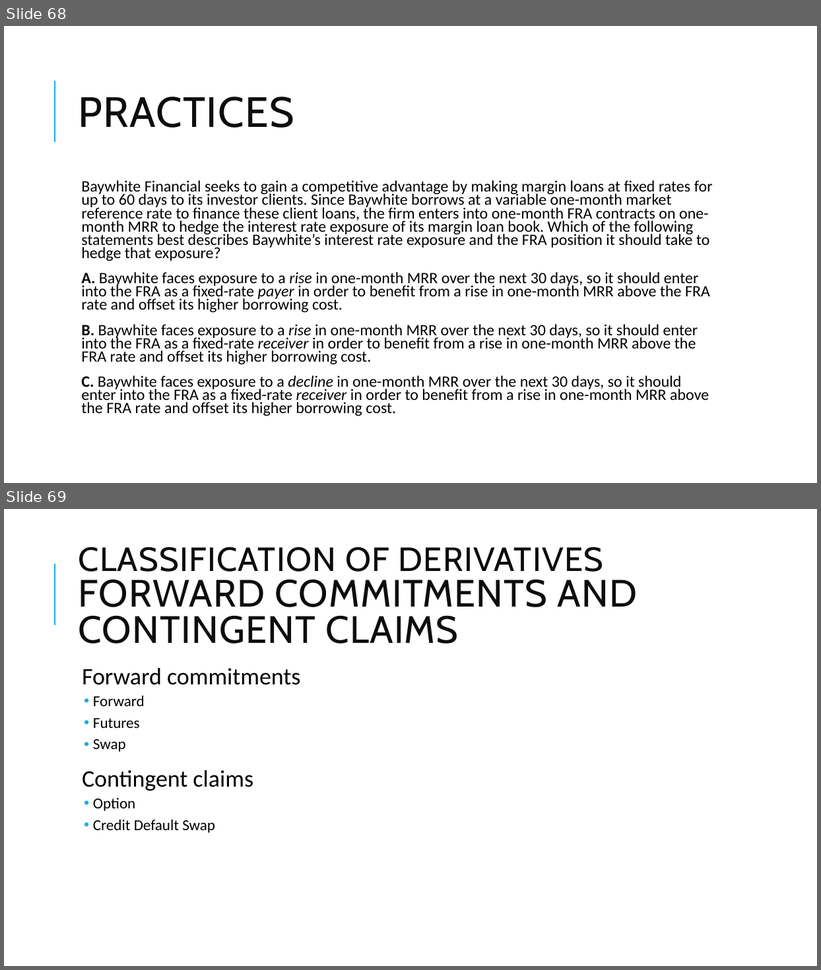
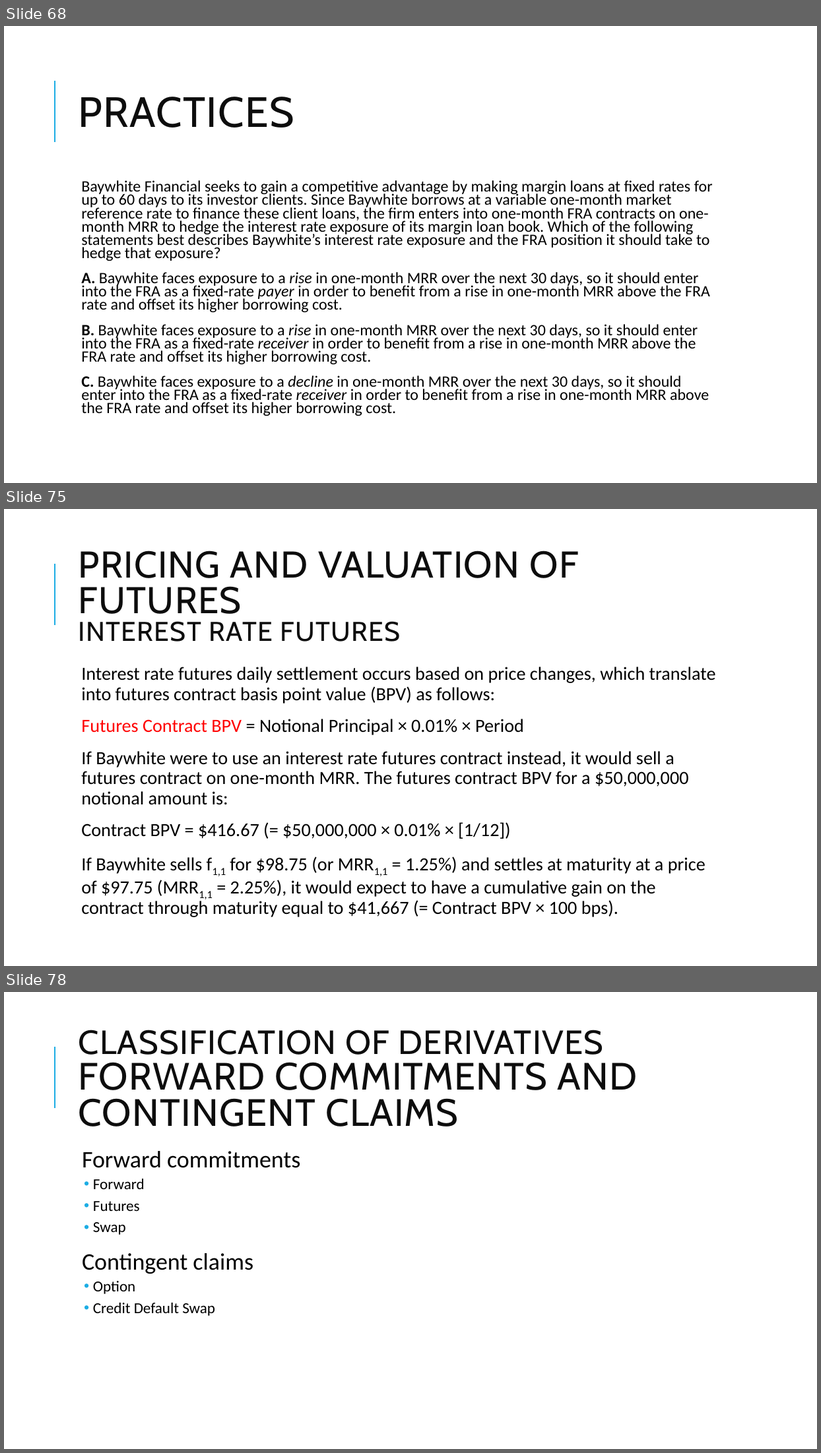
Before and after one commit to Isco0530/data, a slide deck: Derivatives.pptx. Shown one above the other, each under a label of ours: slides 68 and 69 before the commit, slides 68, 75 and 78 after it; the slides between them are not shown. The pictures are 821x970 and 821x1453 pixels, drawn with LibreOffice and Linux fonts; fonts in the diff are those of the drawing. Boxes give left, top, right and bottom in pixels: in the first picture for what was removed or moved away, otherwise in the second. Text is boxed around its words. In the diff, an @@ line names an element or a change of style, - is before the commit and + after.

```diff
--- a/Derivatives.pptx
+++ b/Derivatives.pptx
@@ slide 75 added at (4,509,817,966), background #FFFFFF; not listed: 1 template element that a slide beside it also shows @@
@@ title added at (79,551,578,642), 44 pt, text #0D0D0D @@
+PRICING AND VALUATION OF FUTURES
+INTEREST RATE FUTURES
@@ text added at (81,667,716,918), 22 pt, text #000000 @@
+  Interest rate futures daily settlement occurs based on price changes, which translate into futures contract basis point value (BPV) as follows:
+  Futures Contract BPV = Notional Principal × 0.01% × Period
+  If Baywhite were to use an interest rate futures contract instead, it would sell a futures contract on one-month MRR. The futures contract BPV for a $50,000,000 notional amount is:
+  Contract BPV = $416.67 (= $50,000,000 × 0.01% × [1/12])
+  If Baywhite sells f1,1 for $98.75 (or MRR1,1 = 1.25%) and settles at maturity at a price of $97.75 (MRR1,1 = 2.25%), it would expect to have a cumulative gain on the contract through maturity equal to $41,667 (= Contract BPV × 100 bps).
@@ what was slide 69 is now slide 78 @@
```
Also in this commit, not shown: 8 other slides added, 1 other file.
